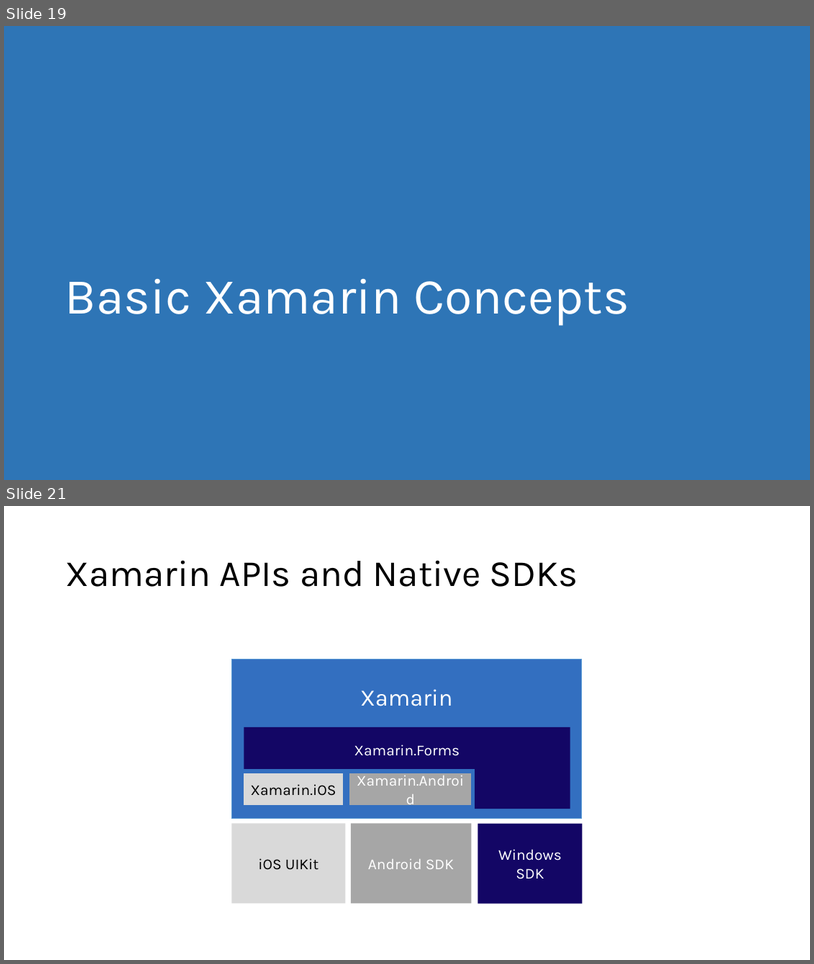
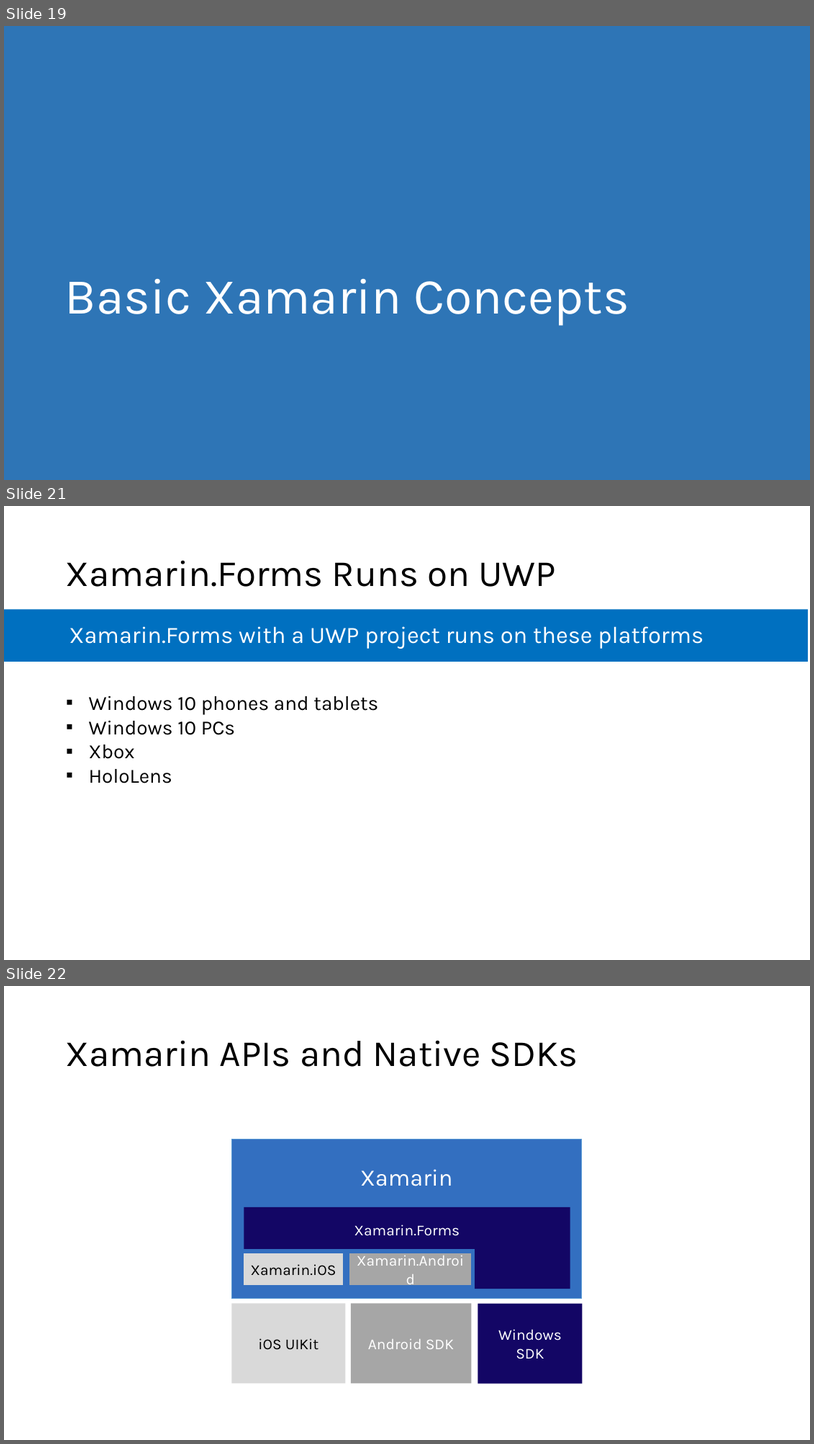
Before and after one commit to microsoft/AcademicContent, a slide deck: Complimentary Course Content/Module3/Lessons/Module3_Lesson02 Understanding Xamarin.pptx. Shown one above the other, each under a label of ours: slides 19 and 21 before the commit, slides 19, 21 and 22 after it; the slides between them are not shown. The pictures are 814x964 and 814x1444 pixels, drawn with LibreOffice and Linux fonts; fonts in the diff are those of the drawing. Boxes give left, top, right and bottom in pixels: in the first picture for what was removed or moved away, otherwise in the second. Text is boxed around its words. In the diff, an @@ line names an element or a change of style, - is before the commit and + after.

```diff
--- a/Complimentary Course Content/Module3/Lessons/Module3_Lesson02 Understanding Xamarin.pptx
+++ b/Complimentary Course Content/Module3/Lessons/Module3_Lesson02 Understanding Xamarin.pptx
@@ slide 21 added at (4, 506, 810, 960), background #FFFFFF @@
@@ title added at (65, 560, 556, 587), 44 pt, text #000000 @@
+Xamarin.Forms Runs on UWP
@@ rectangle added at (4, 610, 808, 662), fill #0070C0 @@
@@ text added at (70, 626, 704, 649), 28 pt, text #FFFFFF @@
+Xamarin.Forms with a UWP project runs on these platforms
@@ text added at (89, 695, 378, 783), 24 pt, text #000000 @@
+▪ Windows 10 phones and tablets
+▪ Windows 10 PCs
+▪ Xbox
+▪ HoloLens
@@ what was slide 21 is now slide 22 @@
```
Also in this commit, not shown: 1 slide changed, 6 other files.
